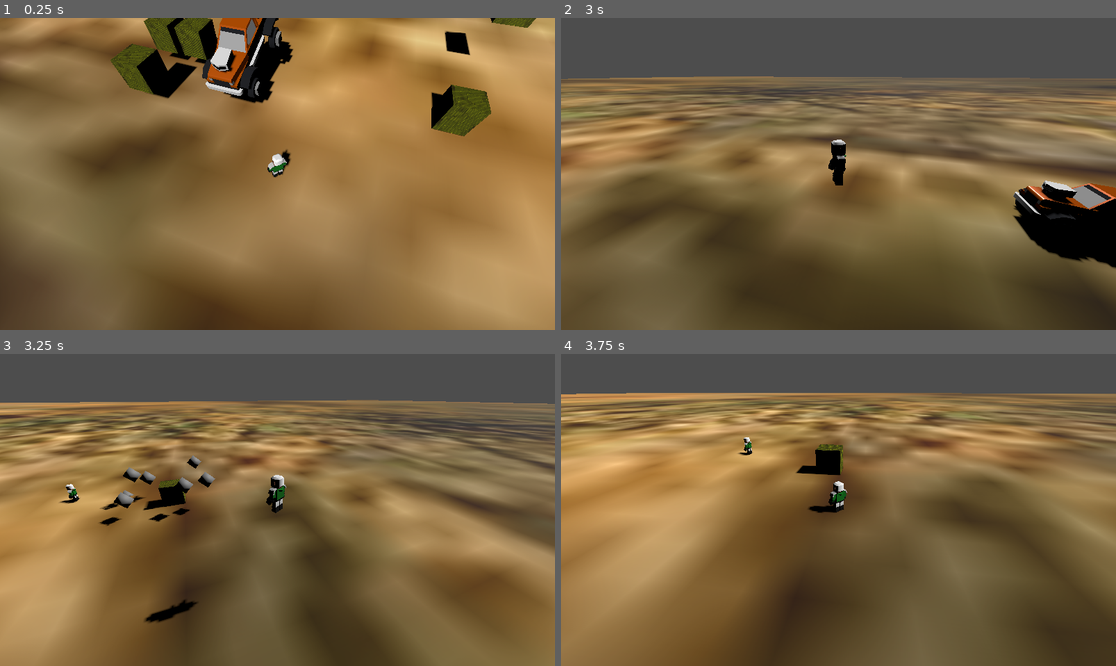
Above: before the commit, frames 1-4 (two rows, left to right).
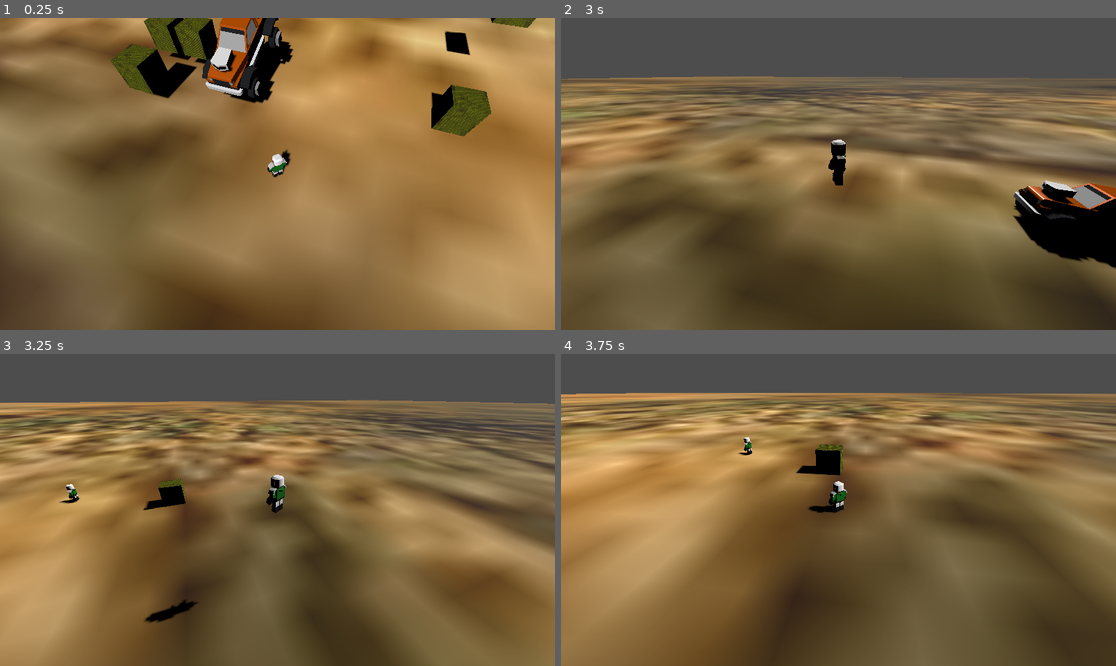
Above: after the commit, the same moments.

Repository: kevinlights/ChocoDriver
Game: Godot game, scene res://run/levels/infinite_level.tscn
The game is run twice, just before and just after one commit, with the same random seed, the same clock (stepped at 60 frames per second) and the same inputs. Sound files missing from this copy of the repository are replaced by a short silence.
Inputs:
- Up to frame 1 (0.25 s): no input
- Up to frame 2 (3 s): tap Enter (get_in) at 0.5 s; hold Right (move_right) 0.53-1.28 s; hold Enter (get_in) 0.53-1.28 s; hold Down (move_back) 1.28-2.03 s; tap Space (main) at 1.35, 2.85 s; hold Right (move_right) 2.03-2.78 s; hold Enter (get_in) 2.03-2.78 s; hold Up (move_forward) from 2.78 s (still down)
- Up to frame 3 (3.25 s): keep holding Up (move_forward)
- Up to frame 4 (3.75 s): release Up (move_forward) at 3.53 s; hold Left (move_left) from 3.53 s (still down); hold Enter (get_in) from 3.53 s (still down)

Frames 1-2 are identical in both runs. In frame 3, 0.7% of the frame differs, in the area x 17-39%, y 32-56%; in frame 4, nothing differs.
Error after the commit: Parse Error: Member "finished" redefined (original in native class 'GPUParticles3D') (res://effect/crash/splash_gfx.gd:4)

Commit message:
:beetle: Fix crash destroyed before particles completed

Diff:
--- a/godot/effect/crash/crash.gd
+++ b/godot/effect/crash/crash.gd
@@ -2,5 +2,20 @@
 extends Node3D
 
 
-func _on_noise_finished():
-	queue_free()
+var _noise_finished: bool = false
+var _splash_finished: bool = false
+
+
+func _on_noise_finished() -> void:
+	_noise_finished = true
+	_die_if_completed()
+
+
+func _on_splash_finished() -> void:
+	_splash_finished = true
+	_die_if_completed()
+
+
+func _die_if_completed() -> void:
+	if _noise_finished and _splash_finished:
+		queue_free()
--- a/godot/effect/crash/crash.tscn
+++ b/godot/effect/crash/crash.tscn
@@ -28,7 +28,7 @@
 [node name="Noise" type="AudioStreamPlayer3D" parent="."]
 script = ExtResource("1_xh8ax")
 
-[node name="GPUParticles3D" type="GPUParticles3D" parent="."]
+[node name="Splash" type="GPUParticles3D" parent="."]
 emitting = false
 one_shot = true
 explosiveness = 1.0
@@ -37,3 +37,4 @@
 script = ExtResource("3_mi21g")
 
 [connection signal="finished" from="Noise" to="." method="_on_noise_finished"]
+[connection signal="finished" from="Splash" to="." method="_on_splash_finished"]
--- a/godot/effect/crash/splash_gfx.gd
+++ b/godot/effect/crash/splash_gfx.gd
@@ -1,5 +1,14 @@
 extends GPUParticles3D
+
+
+signal finished
 
 
 func _ready() -> void:
 	set_emitting(true)
+	var emission_timer: SceneTreeTimer = get_tree().create_timer(get_lifetime(), false, true)
+	emission_timer.timeout.connect(_on_emission_ended)
+
+
+func _on_emission_ended() -> void:
+	finished.emit()
